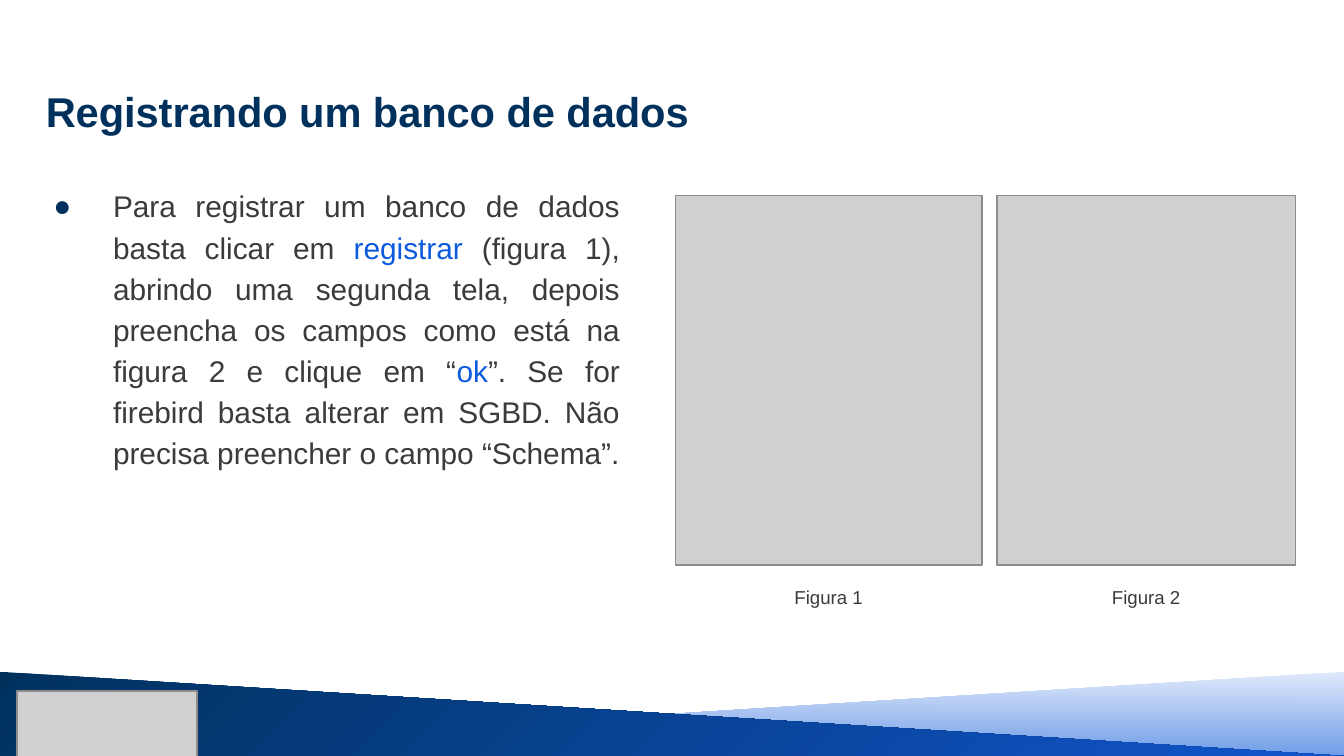
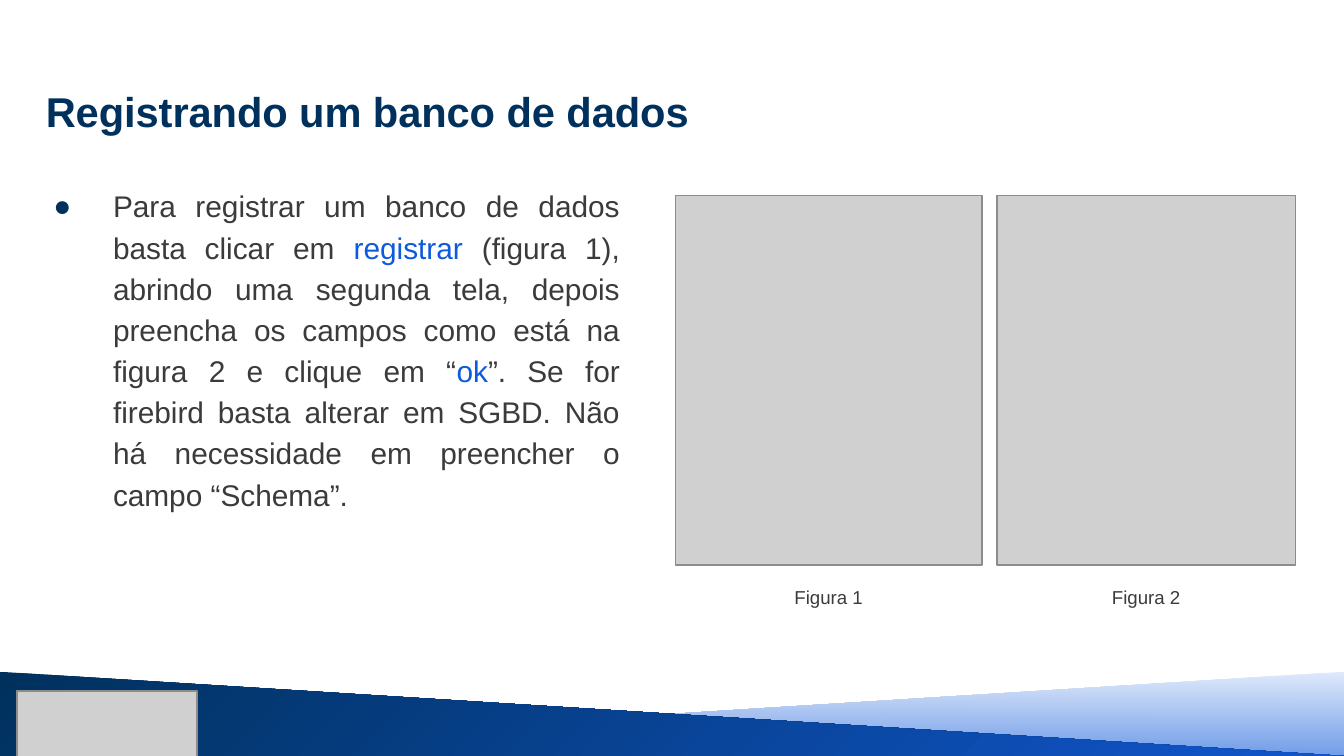
Before and after one commit to MauricioSEmbras/FAST_Report, a slide deck: slide 8 of Treinamento FAST REPORT/treinamento fast - nível 1 parte 1.pptx (slide 7 before the commit). Drawn at 1344x756 pixels with LibreOffice and Linux fonts; fonts in the diff are those of the drawing; grey boxes stand for pictures. Boxes give left, top, right and bottom in pixels: in the first picture for what was removed or moved away, otherwise in the second. Text is boxed around its words. In the diff, an @@ line names an element or a change of style, - is before the commit and + after.

```diff
--- a/Treinamento FAST REPORT/treinamento fast - nível 1 parte 1.pptx
+++ b/Treinamento FAST REPORT/treinamento fast - nível 1 parte 1.pptx
@@ text at <box>113,195,620,511</box>: text changed @@
-● Para registrar um banco de dados basta clicar em registrar (figura 1), abrindo uma segunda tela, depois preencha os campos como está na figura 2 e clique em “ok”. Se for firebird basta alterar em SGBD. Não precisa preencher o campo “Schema”.
+● Para registrar um banco de dados basta clicar em registrar (figura 1), abrindo uma segunda tela, depois preencha os campos como está na figura 2 e clique em “ok”. Se for firebird basta alterar em SGBD. Não há necessidade em preencher o campo “Schema”.
```
Also in this commit, not shown: 9 other slides changed, 6 slides added, 5 slides removed, 1 other file.
